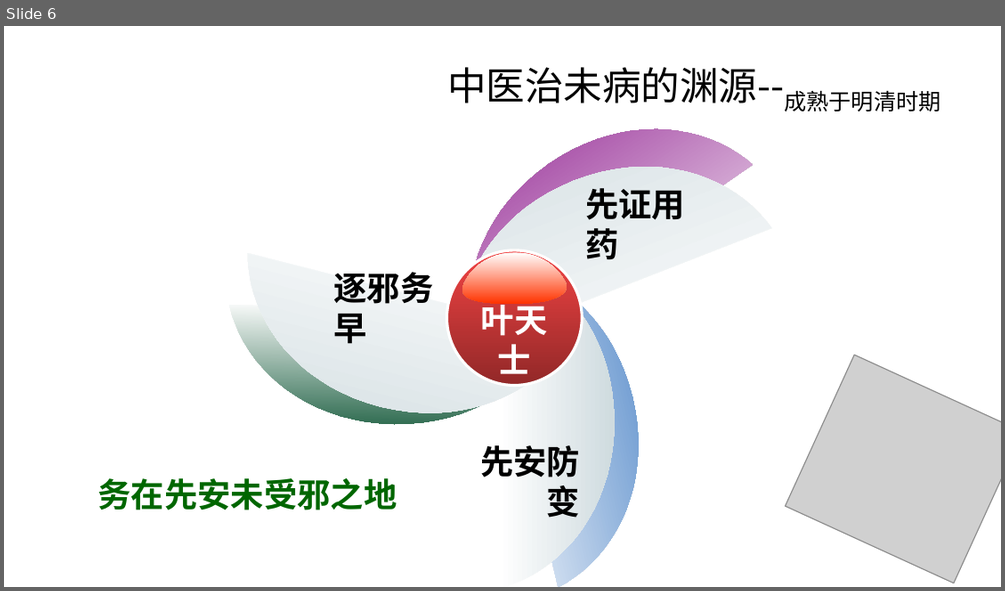
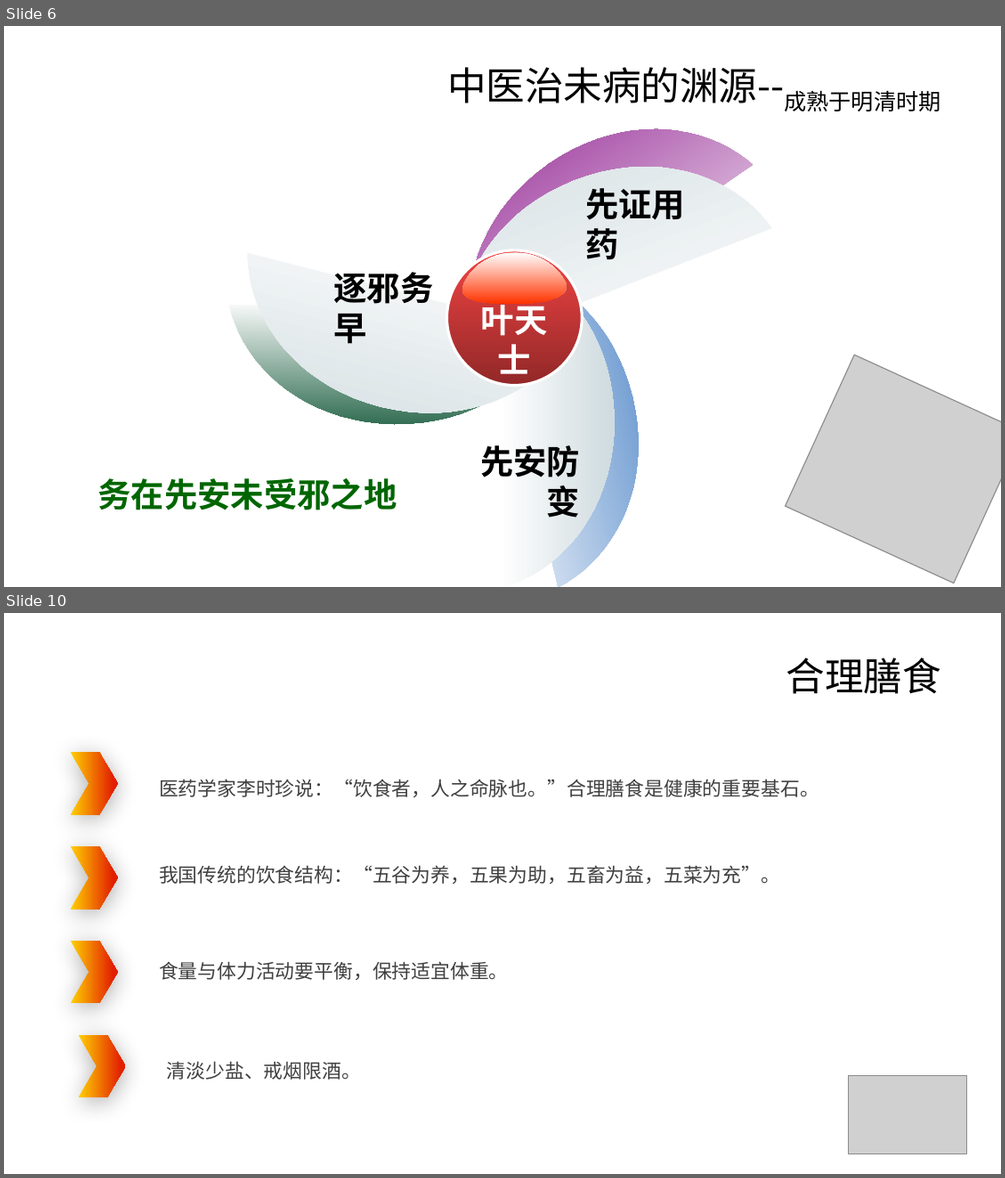
Before and after one commit to sdaulldd/PersonalWork, a slide deck: Document/中国风ppt模板-中医营养.pptx. Shown one above the other, each under a label of ours: slide 6 before the commit, slides 6 and 10 after it; the slides between them are not shown. The pictures are 1005x591 and 1005x1178 pixels, drawn with LibreOffice and Linux fonts; fonts in the diff are those of the drawing; grey boxes stand for pictures; background and template pictures are left out. Boxes give left, top, right and bottom in pixels: in the first picture for what was removed or moved away, otherwise in the second. Text is boxed around its words. In the diff, an @@ line names an element or a change of style, - is before the commit and + after.

```diff
--- a/Document/中国风ppt模板-中医营养.pptx
+++ b/Document/中国风ppt模板-中医营养.pptx
@@ slide 10 added at box(4, 613, 1001, 1174), background picture (left out) @@
@@ title added at box(786, 657, 941, 694), 28 pt, text #000000 @@
+合理膳食
@@ chevron added at box(71, 753, 118, 815), fill gradient #FFCF01 to #E22000 @@
@@ text added at box(159, 779, 819, 797), 14 pt, text #404040 @@
+医药学家李时珍说：“饮食者，人之命脉也。”合理膳食是健康的重要基石。
@@ chevron added at box(71, 846, 118, 909), fill gradient #FFCF01 to #E22000 @@
@@ text added at box(159, 865, 780, 884), 14 pt, text #404040 @@
+我国传统的饮食结构：“五谷为养，五果为助，五畜为益，五菜为充”。
@@ chevron added at box(71, 940, 118, 1003), fill gradient #FFCF01 to #E22000 @@
@@ text added at box(159, 961, 509, 980), 14 pt, text #404040 @@
+食量与体力活动要平衡，保持适宜体重。
@@ chevron added at box(79, 1035, 126, 1097), fill gradient #FFCF01 to #E22000 @@
@@ text added at box(167, 1061, 361, 1079), 14 pt, text #404040 @@
+清淡少盐、戒烟限酒。
@@ picture added at box(848, 1076, 967, 1154) @@
```
Also in this commit, not shown: 3 slides changed, 7 other slides added, 5 slides removed.
